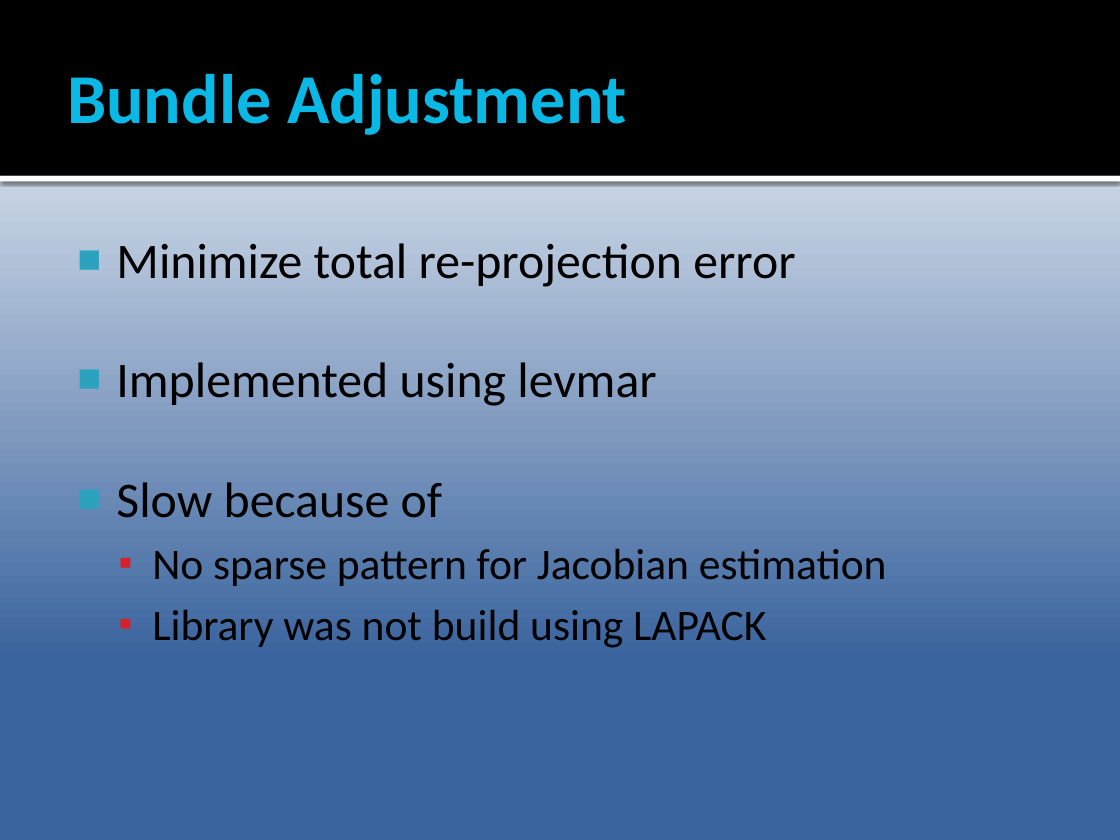
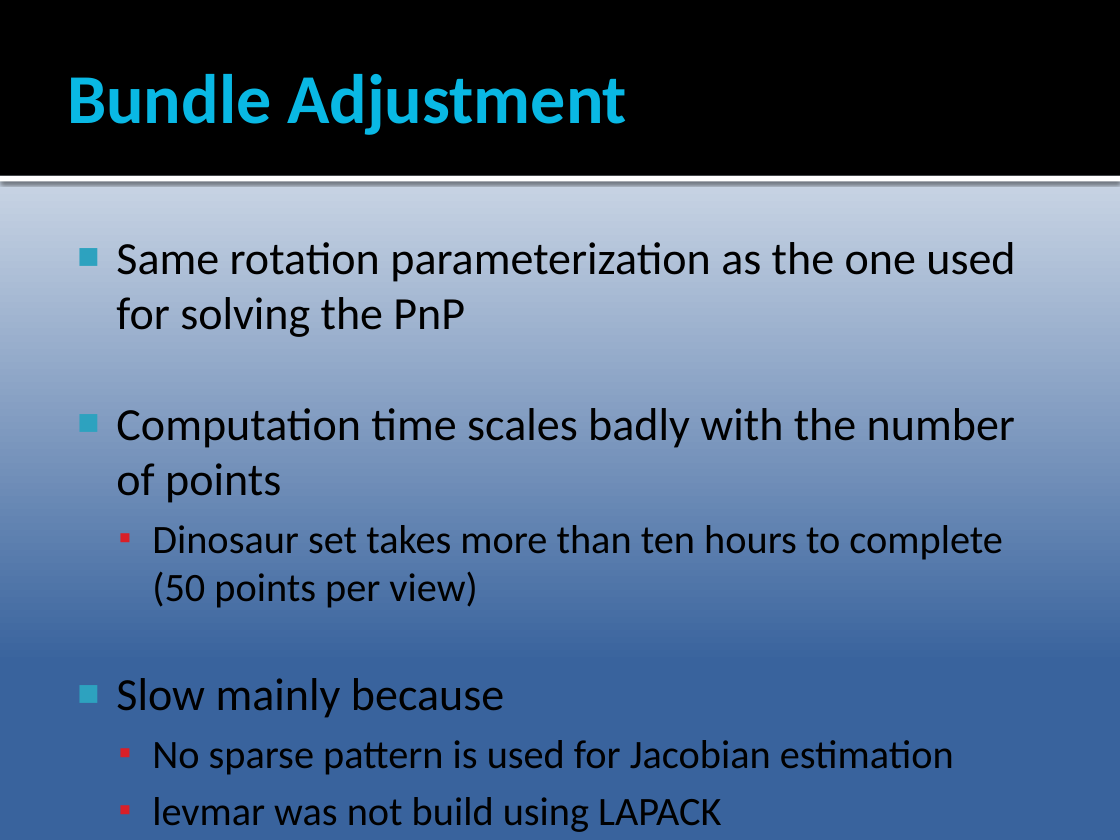
Before and after one commit to Epipolarna/Tracking, a slide deck: slide 12 of 3D Reconstruction/Documentation/TSBB15prez.pptx. Drawn at 1120x840 pixels with LibreOffice and Linux fonts; fonts in the diff are those of the drawing. Boxes give left, top, right and bottom in pixels: in the first picture for what was removed or moved away, otherwise in the second. Text is boxed around its words. In the diff, an @@ line names an element or a change of style, - is before the commit and + after.

Commit message:
Yeh00

```diff
--- a/3D Reconstruction/Documentation/TSBB15prez.pptx
+++ b/3D Reconstruction/Documentation/TSBB15prez.pptx
@@ text at [116, 242, 1015, 832]: text changed; size 32 to 25.9 pt @@
-■ Minimize total re-projection error
-■ Implemented using levmar
-■ Slow because of
-  ▪ No sparse pattern for Jacobian estimation
-  ▪ Library was not build using LAPACK
+■ Same rotation parameterization as the one used for solving the PnP
+■ Computation time scales badly with the number of points
+  ▪ Dinosaur set takes more than ten hours to complete
+    (50 points per view)
+■ Slow mainly because
+  ▪ No sparse pattern is used for Jacobian estimation
+  ▪ levmar was not build using LAPACK
```
Also in this commit, not shown: 2 other slides changed.
